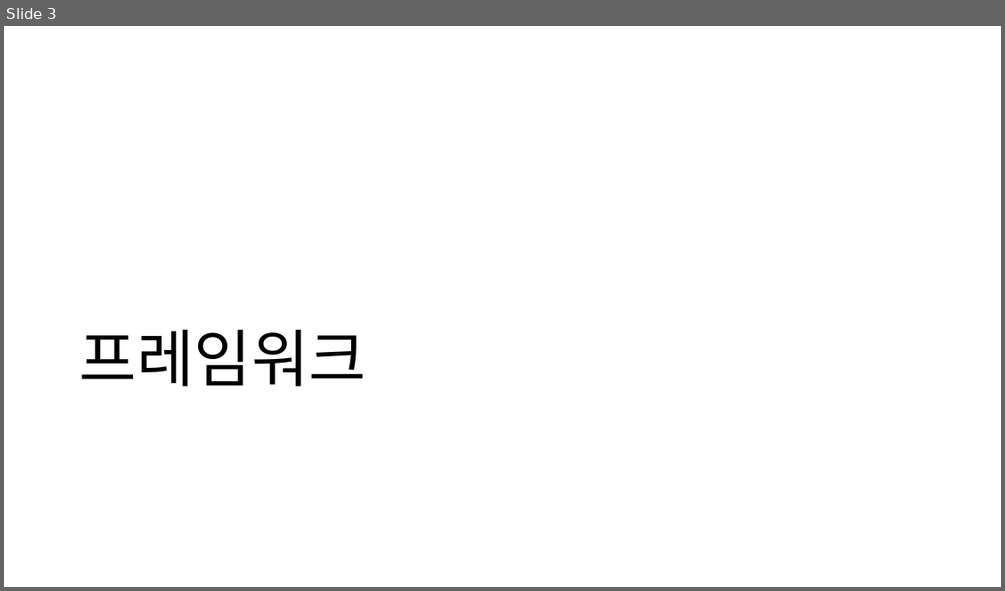
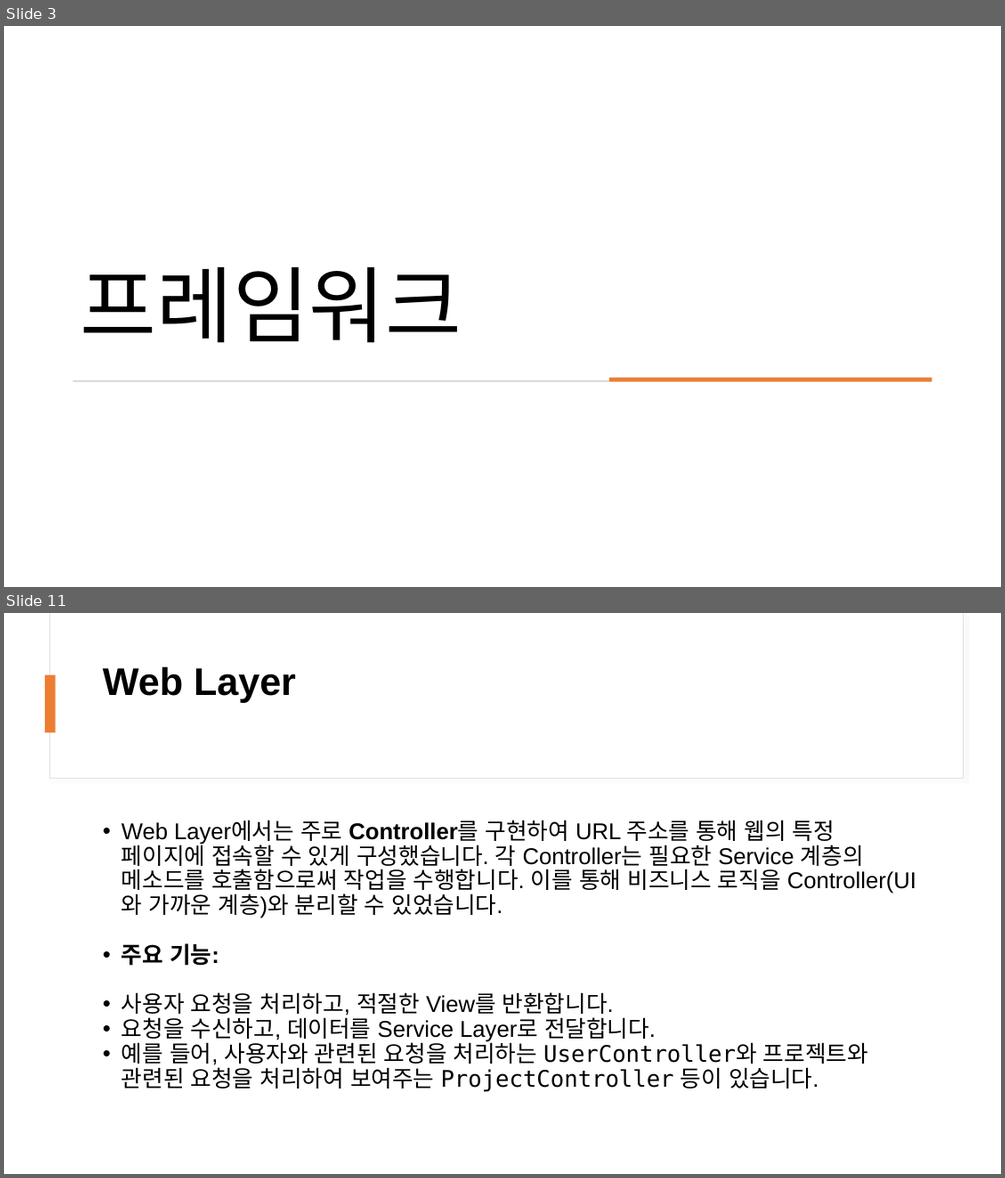
Before and after one commit to Son2kwon/SE_Project, a slide deck: Non-Coding-Region/SE_project 동영상 용 PPT.pptx. Shown one above the other, each under a label of ours: slide 3 before the commit, slides 3 and 11 after it; the slides between them are not shown. The pictures are 1005x591 and 1005x1178 pixels, drawn with LibreOffice and Linux fonts; fonts in the diff are those of the drawing. Boxes give left, top, right and bottom in pixels: in the first picture for what was removed or moved away, otherwise in the second. Text is boxed around its words. In the diff, an @@ line names an element or a change of style, - is before the commit and + after.

```diff
--- a/Non-Coding-Region/SE_project 동영상 용 PPT.pptx
+++ b/Non-Coding-Region/SE_project 동영상 용 PPT.pptx
@@ slide 11 added at (4,613,1001,1174), background #FFFFFF @@
@@ rectangle added at (49,613,963,779), fill #FFFFFF, outline #E1E1E1 0.75 pt @@
@@ rectangle added at (50,613,963,778), fill #FFFFFF @@
@@ rectangle added at (45,675,56,732), fill #ED7D31 @@
@@ title added at (103,666,296,703), 37 pt, text #000000, bold @@
+Web Layer
@@ text added at (121,819,916,1091), 22 pt, text #000000 @@
+• Web Layer에서는 주로 Controller를 구현하여 URL 주소를 통해 웹의 특정 페이지에 접속할 수 있게 구성했습니다. 각 Controller는 필요한 Service 계층의 메소드를 호출함으로써 작업을 수행합니다. 이를 통해 비즈니스 로직을 Controller(UI와 가까운 계층)와 분리할 수 있었습니다.
+• 주요 기능:
+• 사용자 요청을 처리하고, 적절한 View를 반환합니다.
+• 요청을 수신하고, 데이터를 Service Layer로 전달합니다.
+• 예를 들어, 사용자와 관련된 요청을 처리하는 UserController와 프로젝트와 관련된 요청을 처리하여 보여주는 ProjectController 등이 있습니다.
@@ slide 3 changed as well @@
@@ title "프레임워크": place and size @@
-title "프레임워크" at (80,329,366,386)
+title "프레임워크" at (80,266,461,343)
@@ title "프레임워크" at (80,266,461,343): size 60 to 80 pt @@
@@ rectangle added at (73,380,932,382), fill #D5D5D5 @@
@@ rectangle added at (609,378,932,382), fill #ED7D31 @@
```
Also in this commit, not shown: 3 other slides changed, 24 other slides added, 1 slide removed.
